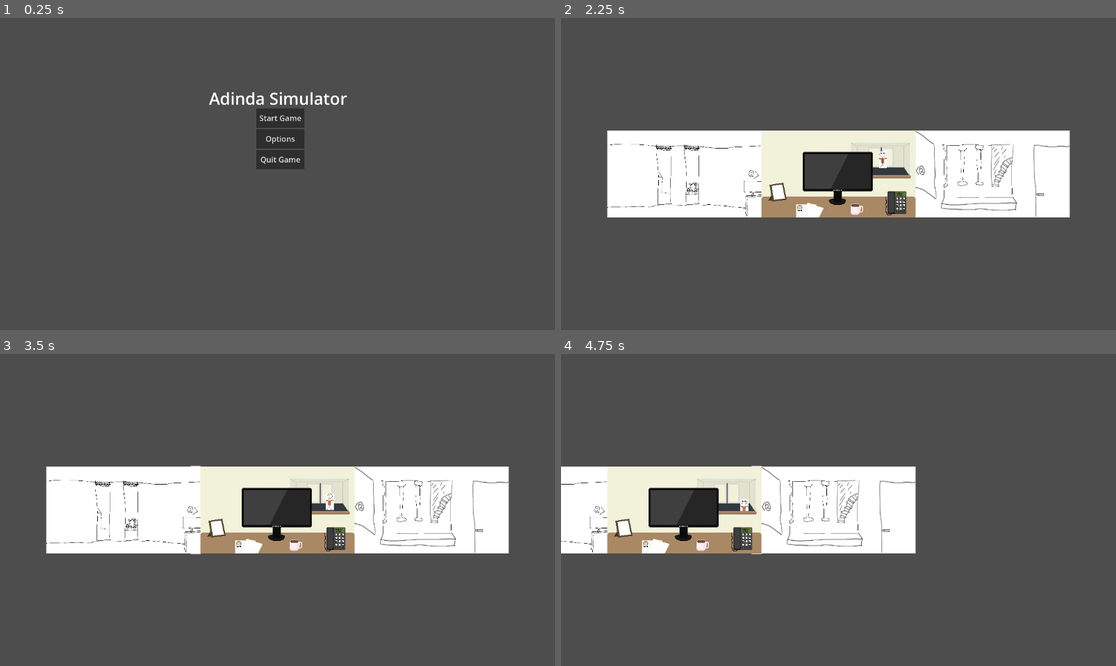
Above: before the commit, frames 1-4 (two rows, left to right).
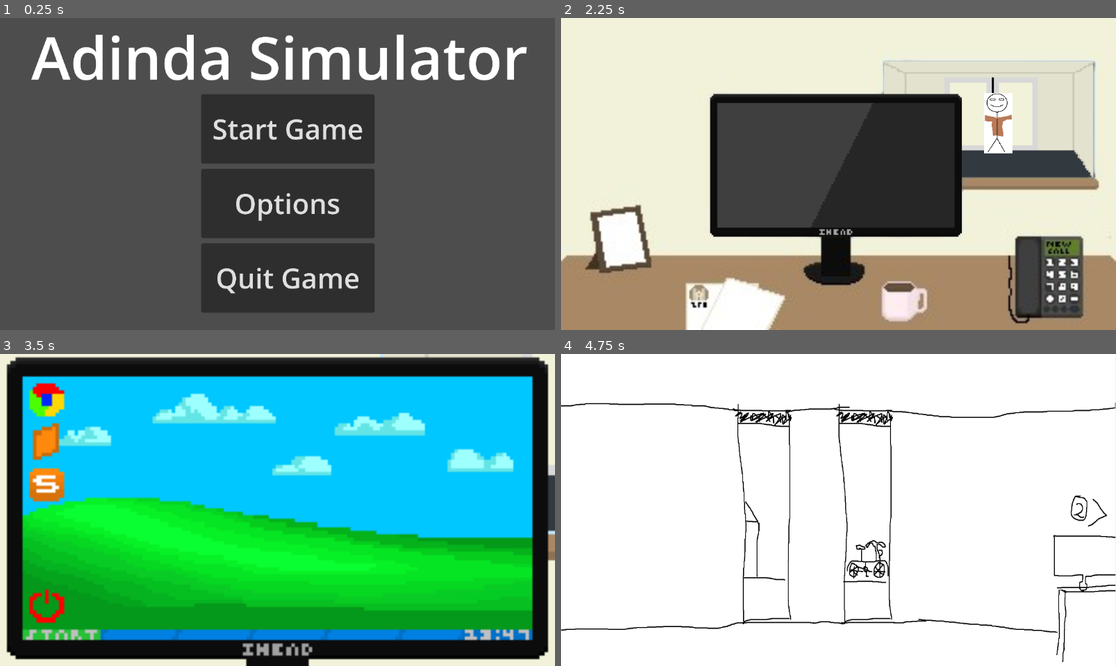
Above: after the commit, the same moments.

Repository: ernstpatat/Adinda-Sim
Game: Godot game, scene res://StartScene.tscn
Same seed, same stepped clock (60 frames per second), same inputs: the game is played once before the commit and once after it.
Inputs (mouse positions are in pixels of both pictures, inside the frame that each line leads up to; where the layout moved, square brackets give the same spot in the first picture):
- Up to frame 1 (0.25 s): no input
- Up to frame 2 (2.25 s): click "Options" at 0.5 s; click "Go Back To Menu" at 1.25 s; click "Start Game" at 2 s
- Up to frame 3 (3.5 s): click (194, 510) at 2.77 s
- Up to frame 4 (4.75 s): click (577, 510) [766, 510] at 3.5 s; click (1066, 510) at 4.27 s

The runs differ from the first frame. In frame 1, 24% of the frame differs, in the area x 5-95%, y 5-95%; in frame 2, 93%; in frame 3, 99%, in the area x 0-100%, y 0-100%; in frame 4, 90%.
Error after the commit: Invalid assignment of property or key 'visible' with value of type 'bool' on a base object of type 'null instance'. (res://DeskScene.gd:34)

Commit message:
meldingsfiches werkt hopelijk

Diff:
--- a/CameraScript.gd
+++ b/CameraScript.gd
@@ -1,13 +1,25 @@
 extends Camera2D
 
+@export var InMonitor: bool = false
+
 func _on_raam_desk_button_pressed():
-	global_position.x = 0
+	if not InMonitor:
+		global_position.x = 0
 
 func _on_desk_raam_button_pressed():
-	global_position.x = -319.8
+	if not InMonitor:
+		global_position.x = -319.8
 
 func _on_desk_receptie_button_pressed():
-	global_position.x = 320
+	if not InMonitor:
+		global_position.x = 320
 
 func _on_directie_desk_button_pressed():
-	global_position.x = 0
+	if not InMonitor:
+		global_position.x = 0
+
+func _on_desk_disable_button():
+	InMonitor = true
+
+func _on_desk_enable_button():
+	InMonitor = false
--- a/DeskScene.gd
+++ b/DeskScene.gd
@@ -1,5 +1,8 @@
+
 extends Node2D
 
+signal disable_button
+signal enable_button
 func _on_deur_button_pressed():
 	$Deur.global_position.x = 160
 	$Deur.global_position.y = 90
@@ -28,6 +31,9 @@
 	$Monitor.texture = preload('res://Assets/MonitorOn.png')
 	$MonitorGoBackButton.visible = true
 	$MonitorButton.visible = false
+	$MeldingsFicheButton.visible = true
+	$FicheBackButton.visible = true
+	disable_button.emit()
 
 func _on_monitor_go_back_button_pressed():
 	$Monitor.global_position.x = 158.5
@@ -37,3 +43,22 @@
 	$Monitor.texture = preload('res://Assets/MonitorOff.png')
 	$MonitorGoBackButton.visible = false
 	$MonitorButton.visible = true
+	$MeldingsFicheButton.visible = false
+	$FicheBackButton.visible = false
+	enable_button.emit()
+
+func _on_meldings_fiche_button_pressed():
+	$MeldingsficheScene.visible = true
+	$FicheBackButton.visible = true
+
+func _on_fiche_back_button_pressed():
+	$MeldingsficheScene.visible = false
+	$FicheBackButton.visible = false
+
+func _on_meldingsfiches_list_to_meldingsfichescene():
+	$MeldingsficheScene.visible = true
+	$Meldingsfichelist.visible = false
+
+func _on_meldingsfiche_scene_to_meldingsficheslist():
+	$MeldingsficheScene.visible = false
+	$Meldingsfichelist.visible = true
--- a/MainScene.tscn
+++ b/MainScene.tscn
@@ -79,3 +79,5 @@
 [connection signal="pressed" from="Main/Buttons/DeskRaamButton" to="Main/Camera2D" method="_on_desk_raam_button_pressed"]
 [connection signal="pressed" from="Main/Buttons/DeskReceptieButton" to="Main/Camera2D" method="_on_desk_receptie_button_pressed"]
 [connection signal="pressed" from="Main/Buttons/DirectieDeskButton" to="Main/Camera2D" method="_on_directie_desk_button_pressed"]
+[connection signal="disable_button" from="Main/Desk" to="Main/Camera2D" method="_on_desk_disable_button"]
+[connection signal="enable_button" from="Main/Desk" to="Main/Camera2D" method="_on_desk_enable_button"]
--- /dev/null
+++ b/Meldingsfiches_btn.gd
@@ -0,0 +1,19 @@
+extends Node2D
+
+func _ready():
+	$CanvasLayer/CenterContainer.hide()
+
+func create_btn(index, naam, titel, info):
+	var btn = $Button
+	btn.text = str(index) + " - " + str(naam) + " - " + str(titel)
+	$CanvasLayer/CenterContainer/popup/info.text = str(info)
+	$CanvasLayer/CenterContainer/popup/naam.text = str(naam)
+	$CanvasLayer/CenterContainer/popup/titel.text = str(titel)
+
+func _on_button_pressed():
+	$CanvasLayer/CenterContainer.show()
+	$CanvasLayer/CenterContainer.global_position = get_viewport_rect().position
+
+
+func _on_back_button_pressed():
+	$CanvasLayer/CenterContainer.hide()
--- /dev/null
+++ b/Meldingsfiches_btn.tscn
@@ -0,0 +1,87 @@
+[gd_scene load_steps=2 format=3 uid="uid://ct3xijp63ru8u"]
+
+[ext_resource type="Script" path="res://Meldingsfiches_btn.gd" id="1_ge7cp"]
+
+[node name="Node2D" type="Node2D"]
+script = ExtResource("1_ge7cp")
+
+[node name="Button" type="Button" parent="."]
+offset_right = 296.0
+offset_bottom = 62.0
+scale = Vector2(3, 3)
+text = "0 - titel - naam"
+
+[node name="CanvasLayer" type="CanvasLayer" parent="."]
+layer = 30
+
+[node name="CenterContainer" type="CenterContainer" parent="CanvasLayer"]
+anchors_preset = -1
+anchor_left = 0.139
+anchor_top = 0.139
+anchor_right = 0.139
+anchor_bottom = 0.139
+offset_left = -160.128
+offset_top = -90.072
+offset_right = 1035.87
+offset_bottom = 582.928
+grow_horizontal = 2
+grow_vertical = 2
+scale = Vector2(0.267449, 0.267449)
+size_flags_horizontal = 6
+size_flags_vertical = 3
+
+[node name="popup" type="ColorRect" parent="CanvasLayer/CenterContainer"]
+clip_contents = true
+custom_minimum_size = Vector2(800, 400)
+layout_mode = 2
+color = Color(0.666667, 0.666667, 0.666667, 1)
+
+[node name="naam" type="RichTextLabel" parent="CanvasLayer/CenterContainer/popup"]
+layout_mode = 0
+offset_left = 15.0
+offset_top = 6.0
+offset_right = 102.0
+offset_bottom = 37.0
+theme_override_colors/default_color = Color(0, 0, 0, 1)
+text = "naam"
+
+[node name="info" type="RichTextLabel" parent="CanvasLayer/CenterContainer/popup"]
+layout_mode = 0
+offset_left = 19.0
+offset_top = 113.0
+offset_right = 789.0
+offset_bottom = 390.0
+theme_override_colors/default_color = Color(0, 0, 0, 1)
+text = "info"
+
+[node name="titel" type="RichTextLabel" parent="CanvasLayer/CenterContainer/popup"]
+layout_mode = 1
+anchors_preset = 8
+anchor_left = 0.5
+anchor_top = 0.5
+anchor_right = 0.5
+anchor_bottom = 0.5
+offset_left = -74.5349
+offset_top = -190.178
+offset_right = 75.4651
+offset_bottom = -150.178
+grow_horizontal = 2
+grow_vertical = 2
+theme_override_colors/default_color = Color(0, 0, 0, 1)
+theme_override_font_sizes/normal_font_size = 20
+text = "titel"
+
+[node name="BackButton" type="Button" parent="CanvasLayer/CenterContainer/popup"]
+layout_mode = 1
+anchors_preset = 1
+anchor_left = 1.0
+anchor_right = 1.0
+offset_left = -63.2409
+offset_top = 9.82243
+offset_right = -7.24091
+offset_bottom = 60.8224
+grow_horizontal = 0
+text = "x"
+
+[connection signal="pressed" from="Button" to="." method="_on_button_pressed"]
+[connection signal="pressed" from="CanvasLayer/CenterContainer/popup/BackButton" to="." method="_on_back_button_pressed"]
--- /dev/null
+++ b/fiches.cfg
@@ -0,0 +1,17 @@
+[0]
+
+naam="sdf"
+titel="dsfdsf"
+info="sdfdsf"
+
+[1]
+
+naam="sdf"
+titel="dsfdsf"
+info="sdfdsf"
+
+[2]
+
+naam="sdf"
+titel="dsfdsf"
+info="sdfdsf"
--- /dev/null
+++ b/meldingsfiche_scene.gd
@@ -0,0 +1,21 @@
+extends Node2D
+
+var index = 1
+var config = ConfigFile.new()
+var running = true
+signal to_meldingsficheslist
+func _ready():
+	config.load("res://fiches.cfg")
+
+func _on_submit_pressed():
+	var config_length = config.get_sections().size()
+	var titel = $Titel.text
+	var naam = $Naam.text
+	var info = $Info.text
+	config.set_value(str(config_length), "naam", naam)
+	config.set_value(str(config_length), "titel", titel)
+	config.set_value(str(config_length), "info", info)
+	config.save("res://fiches.cfg")
+
+func _on_view_fiches_pressed():
+	to_meldingsficheslist.emit()
--- /dev/null
+++ b/meldingsfiche_scene.tscn
@@ -0,0 +1,56 @@
+[gd_scene load_steps=3 format=3 uid="uid://byj2ukyjrptiq"]
+
+[ext_resource type="Texture2D" uid="uid://cebj2khvwfdbb" path="res://Assets/meldingsfiche.png" id="1_0355b"]
+[ext_resource type="Script" path="res://meldingsfiche_scene.gd" id="1_ccpkr"]
+
+[node name="MeldingsficheScene" type="Node2D"]
+script = ExtResource("1_ccpkr")
+
+[node name="Background" type="Sprite2D" parent="."]
+position = Vector2(160, 90)
+scale = Vector2(0.277778, 0.277778)
+texture = ExtResource("1_0355b")
+
+[node name="Info" type="TextEdit" parent="."]
+offset_left = 91.0
+offset_top = 40.0
+offset_right = 512.0
+offset_bottom = 509.0
+scale = Vector2(0.283377, 0.27274)
+placeholder_text = "Info"
+
+[node name="Titel" type="TextEdit" parent="."]
+offset_left = 109.0
+offset_top = 15.0
+offset_right = 323.0
+offset_bottom = 51.0
+scale = Vector2(0.386811, 0.381586)
+placeholder_text = "Titel"
+
+[node name="Naam" type="TextEdit" parent="."]
+offset_left = 199.0
+offset_top = 15.0
+offset_right = 413.0
+offset_bottom = 51.0
+scale = Vector2(0.399232, 0.393443)
+placeholder_text = "Naam"
+
+[node name="view_fiches" type="Button" parent="."]
+offset_left = 6.0
+offset_top = 155.0
+offset_right = 130.0
+offset_bottom = 209.0
+scale = Vector2(0.359344, 0.359344)
+text = "bekijk
+meldingsfiches"
+
+[node name="Button" type="Button" parent="."]
+offset_left = 266.0
+offset_top = 151.0
+offset_right = 328.0
+offset_bottom = 182.0
+scale = Vector2(0.762038, 0.762038)
+text = "submit"
+
+[connection signal="pressed" from="view_fiches" to="." method="_on_view_fiches_pressed"]
+[connection signal="pressed" from="Button" to="." method="_on_submit_pressed"]
--- /dev/null
+++ b/meldingsfiches_list.gd
@@ -0,0 +1,34 @@
+extends Node2D
+
+var config = ConfigFile.new()
+var index = 0
+var content = VBoxContainer.new()
+var scroll_container = ScrollContainer.new()
+signal to_meldingsfichescene
+@onready var btn_scene = load("res://Meldingsfiches_btn.tscn")
+func _ready():
+	config.load("res://fiches.cfg")
+	for item in config.get_sections():
+		var btn = btn_scene.instantiate()
+		btn.position.y = global_position.y + (index * 200)
+		$Meldingsfiches_list.add_child(btn)
+		var naam = config.get_value(str(item), "naam")
+		var titel = config.get_value(str(item), "titel")
+		var info = config.get_value(str(item), "info")
+		print(naam)
+		print(titel)
+		btn.call("create_btn", index, naam, titel, info)
+		index += 1
+		print(item)
+
+func _input(event):
+	if event is InputEventMouseButton and event.button_index == MOUSE_BUTTON_WHEEL_UP:
+		$VScrollBar.value -= $VScrollBar.page * 0.1
+	elif event is InputEventMouseButton and event.button_index == MOUSE_BUTTON_WHEEL_DOWN:
+		$VScrollBar.value += $VScrollBar.page * 0.1
+
+func _on_v_scroll_bar_value_changed(value):
+	$fiches_btn_list.position.y = -value * 2
+
+func _on_backbutton_pressed():
+	to_meldingsfichescene.emit()
--- /dev/null
+++ b/meldingsfiches_list.tscn
@@ -0,0 +1,30 @@
+[gd_scene load_steps=2 format=3 uid="uid://cnh8087l8u7h3"]
+
+[ext_resource type="Script" path="res://meldingsfiches_list.gd" id="1_ugcne"]
+
+[node name="Meldingsfiches" type="Node2D"]
+script = ExtResource("1_ugcne")
+
+[node name="BG" type="ColorRect" parent="."]
+offset_right = 1152.0
+offset_bottom = 648.0
+color = Color(0.823529, 0.262745, 0.905882, 1)
+
+[node name="Meldingsfiches_list" type="Node2D" parent="."]
+position = Vector2(424, 0)
+scale = Vector2(0.277788, 0.277788)
+
+[node name="VScrollBar" type="VScrollBar" parent="."]
+offset_left = 712.0
+offset_right = 730.0
+offset_bottom = 648.0
+page = 10.0
+
+[node name="Backbutton" type="Button" parent="."]
+offset_left = 1080.0
+offset_top = 16.0
+offset_right = 1140.0
+offset_bottom = 72.0
+text = "X"
+
+[connection signal="pressed" from="Backbutton" to="." method="_on_backbutton_pressed"]
--- a/project.godot
+++ b/project.godot
@@ -15,6 +15,10 @@
 config/features=PackedStringArray("4.2", "Forward Plus")
 config/icon="res://icon.svg"
 
+[display]
+
+window/stretch/scale=3.6
+
 [input]
 
 MouseWheel_Down={
